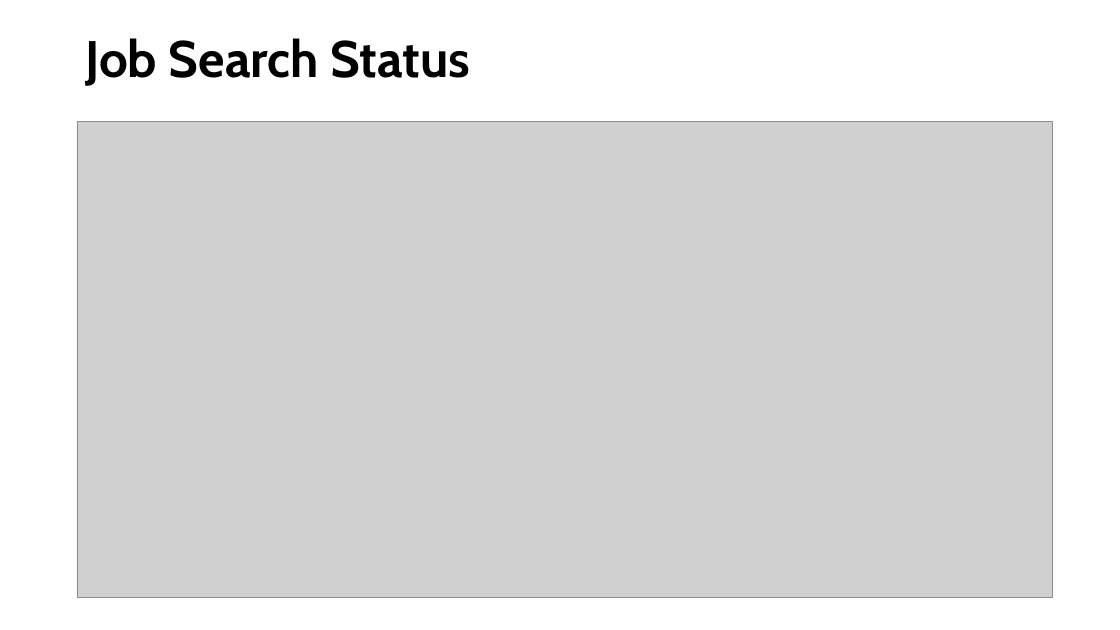
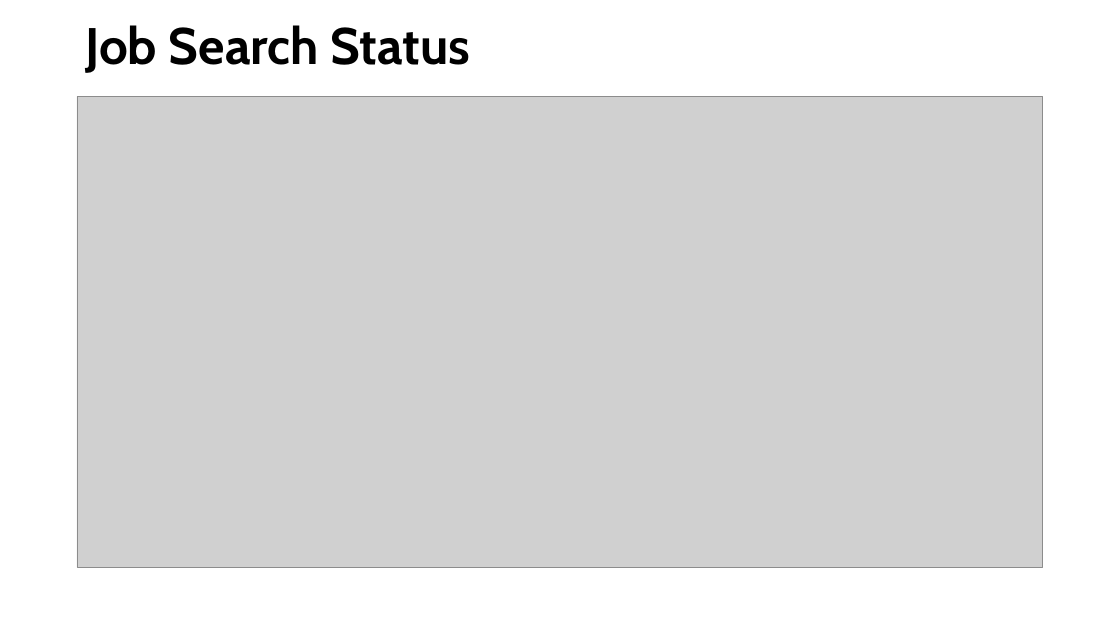
Before and after one commit to kuldeepemol/tech-nerds, a slide deck: slide 27 of Stack-overflow-2018-data-analysis.pptx (slide 26 before the commit). Drawn at 1120x630 pixels with LibreOffice and Linux fonts; fonts in the diff are those of the drawing; grey boxes stand for pictures. Boxes give left, top, right and bottom in pixels: in the first picture for what was removed or moved away, otherwise in the second. Text is boxed around its words. In the diff, an @@ line names an element or a change of style, - is before the commit and + after.

```diff
--- a/Stack-overflow-2018-data-analysis.pptx
+++ b/Stack-overflow-2018-data-analysis.pptx
@@ title "Job Search Status": place and size @@
-title "Job Search Status" at box(85, 38, 471, 86)
+title "Job Search Status" at box(85, 25, 471, 73)
@@ picture: place and size @@
-picture at box(77, 122, 1053, 597)
+picture at box(77, 97, 1044, 568)
```
Also in this commit, not shown: 17 other slides changed, 1 slide added.
